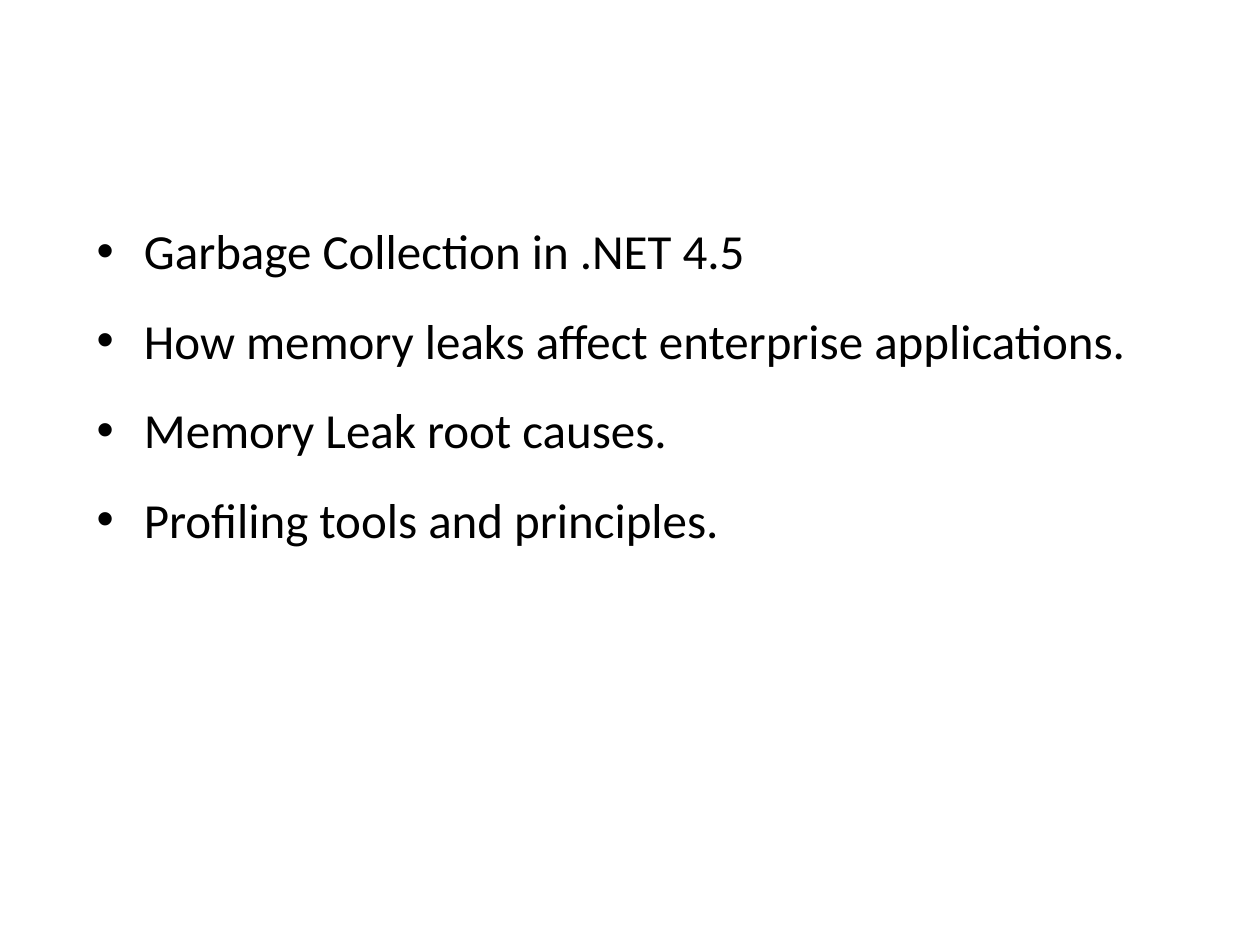
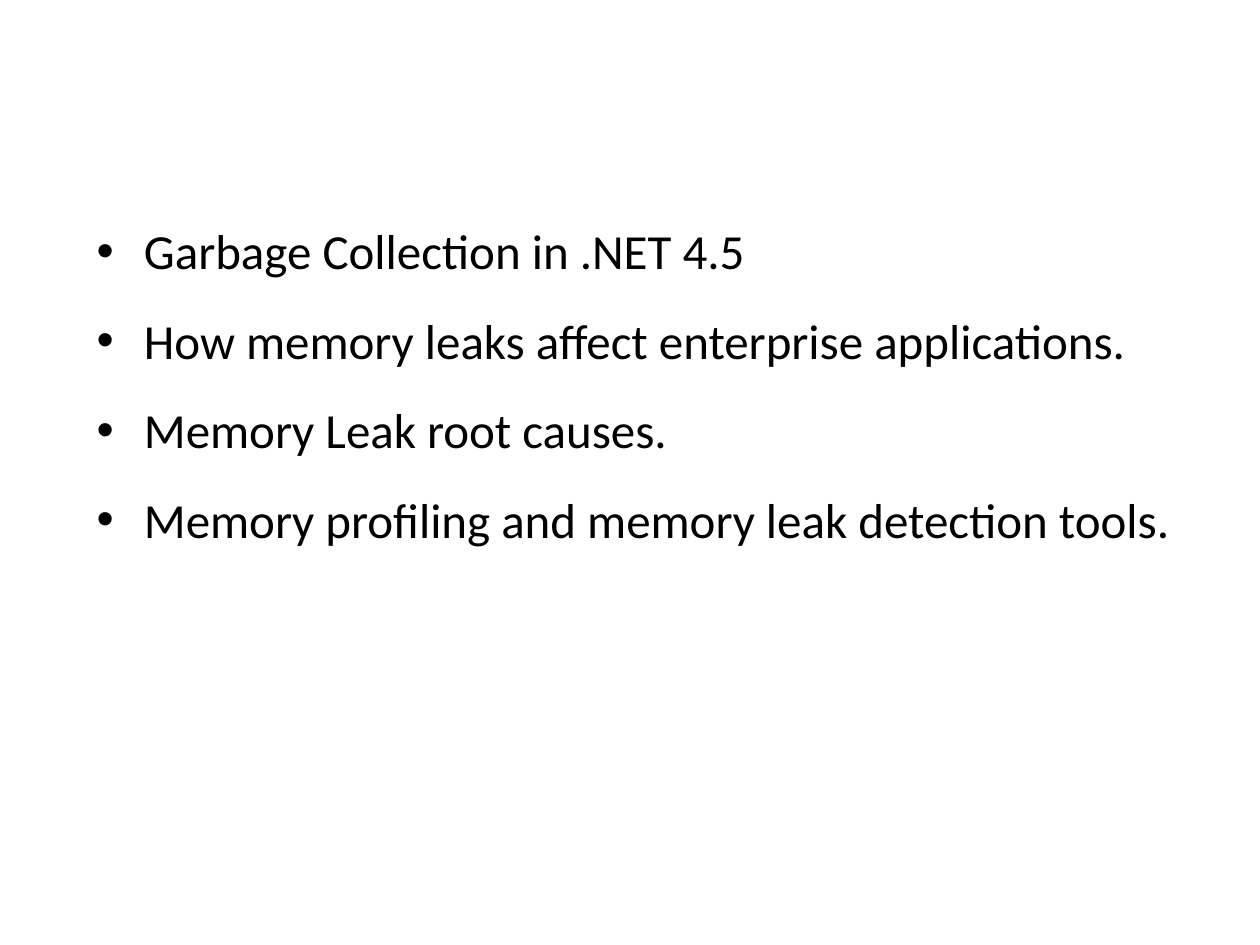
Before and after one commit to yuriyshapovalov/slides, a slide deck: slide 2 of ppt/Garbage Collection and Memory Leak Avoidance in .NET.pptx. Drawn at 1260x945 pixels with LibreOffice and Linux fonts; fonts in the diff are those of the drawing; background and template pictures are left out. Boxes give left, top, right and bottom in pixels: in the first picture for what was removed or moved away, otherwise in the second. Text is boxed around its words. In the diff, an @@ line names an element or a change of style, - is before the commit and + after.

Commit message:
Added section about finalization and memory profiling tools

```diff
--- a/ppt/Garbage Collection and Memory Leak Avoidance in .NET.pptx
+++ b/ppt/Garbage Collection and Memory Leak Avoidance in .NET.pptx
@@ text at (144,504,1169,547): text changed @@
-• Profiling tools and principles.
+• Memory profiling and memory leak detection tools.
```
Also in this commit, not shown: 2 other slides changed, 16 slides added.
